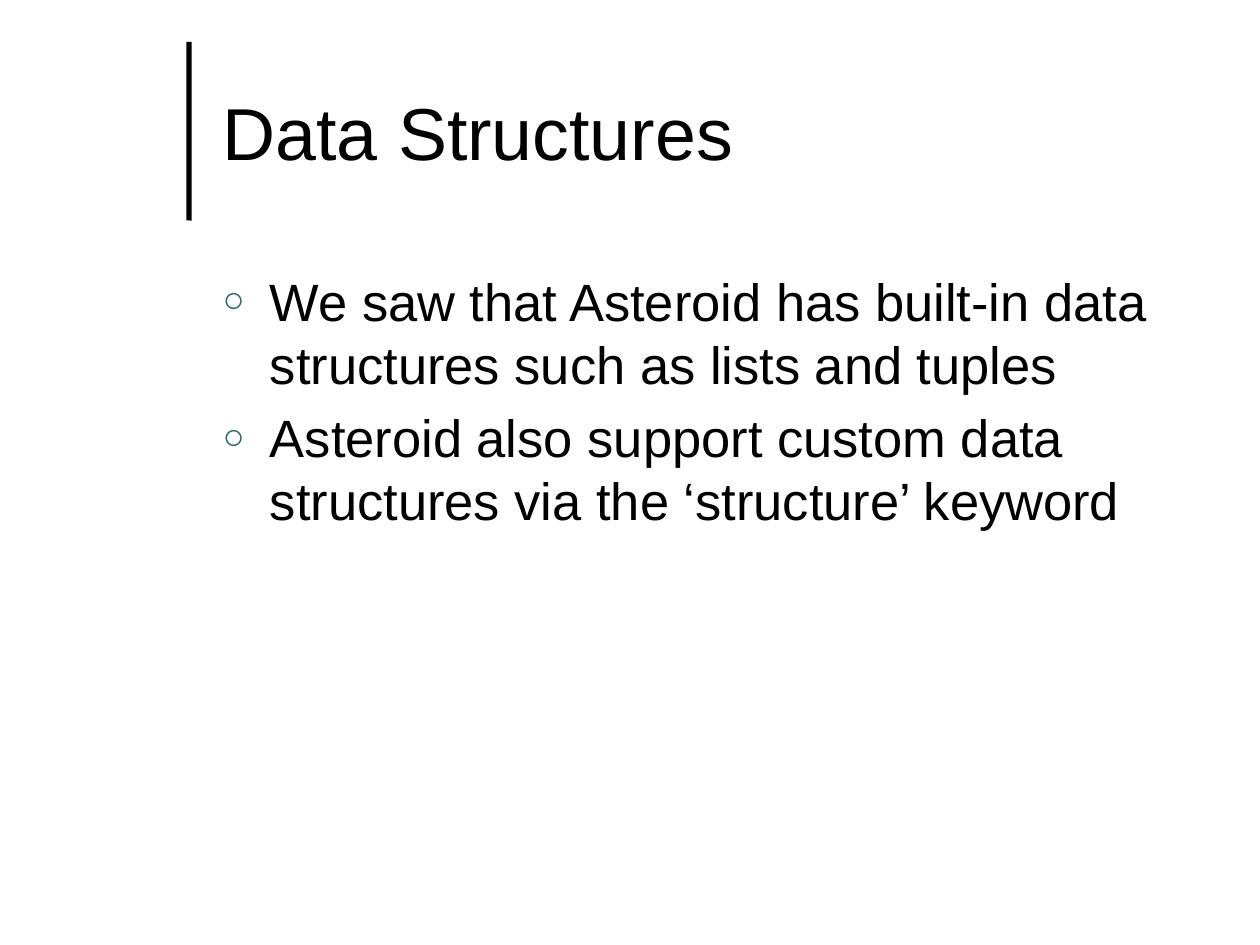
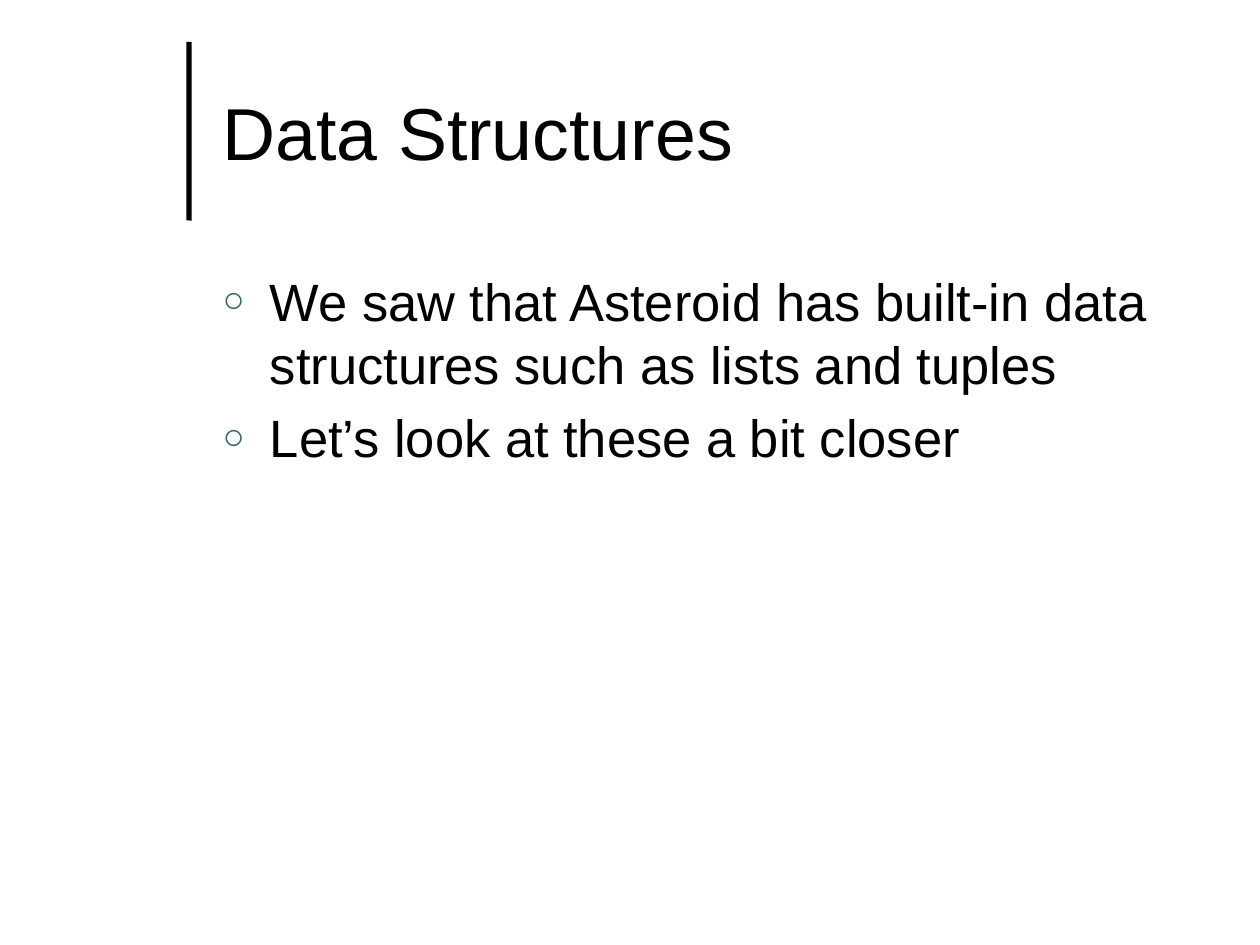
Before and after one commit to lutzhamel/CSC493, a slide deck: slide 1 of notes/csc493-ln003.pptx. Drawn at 1260x945 pixels with LibreOffice and Linux fonts; fonts in the diff are those of the drawing; background and template pictures are left out. Boxes give left, top, right and bottom in pixels: in the first picture for what was removed or moved away, otherwise in the second. Text is boxed around its words. In the diff, an @@ line names an element or a change of style, - is before the commit and + after.

```diff
--- a/notes/csc493-ln003.pptx
+++ b/notes/csc493-ln003.pptx
@@ text at (270,419,960,458): text changed @@
-○ Asteroid also support custom data structures via the ‘structure’ keyword
+○ Let’s look at these a bit closer
```
Also in this commit, not shown: 1 other slide changed, 1 slide added, 12 other files.
